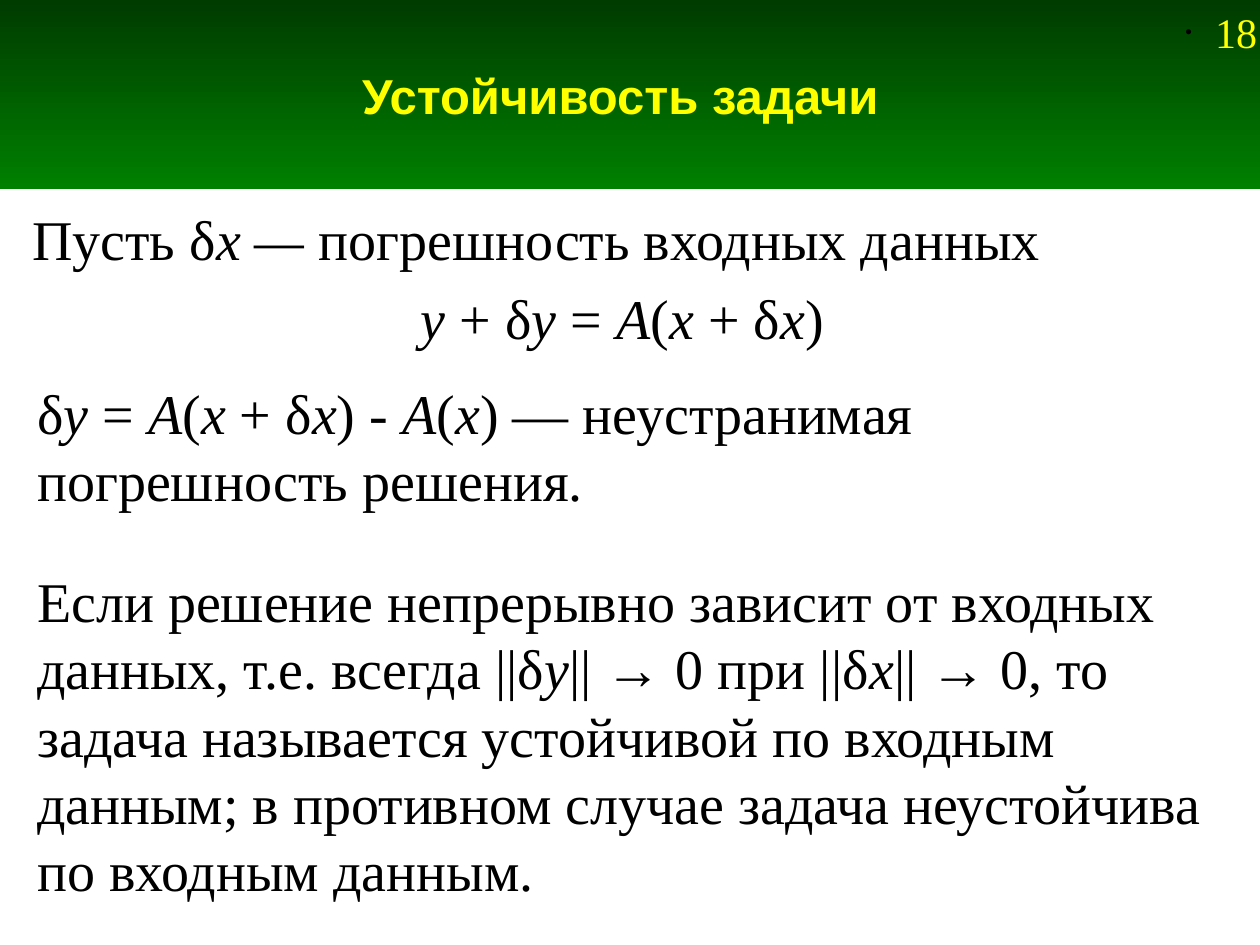
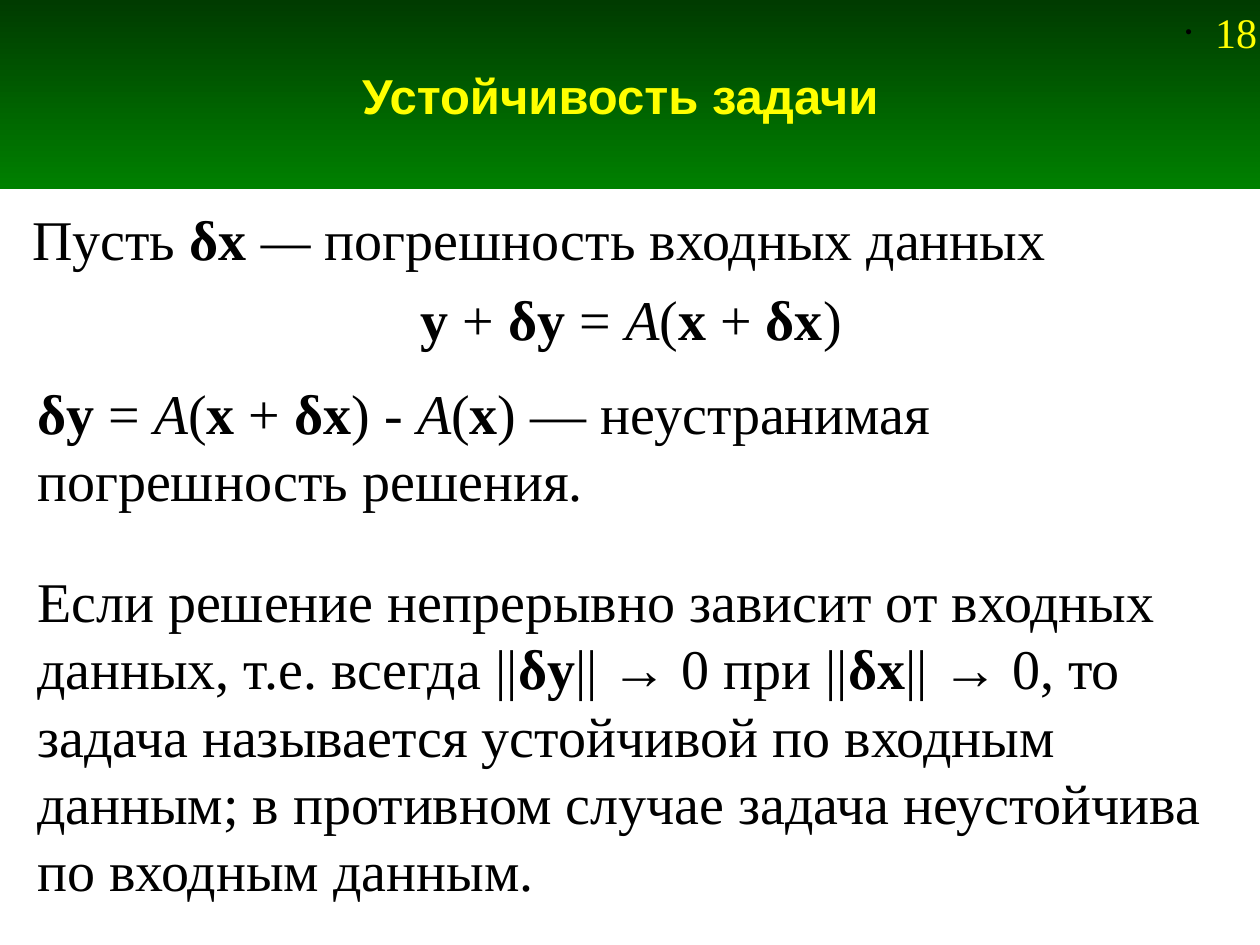
Before and after one commit to Jenyay/modelling, a slide deck: slide 18 of fdtd/presentations/01. Problem Statement.odp. Drawn at 1260x945 pixels with LibreOffice and Linux fonts; fonts in the diff are those of the drawing. Boxes give left, top, right and bottom in pixels: in the first picture for what was removed or moved away, otherwise in the second. Text is boxed around its words. In the diff, an @@ line names an element or a change of style, - is before the commit and + after.

```diff
--- a/fdtd/presentations/01. Problem Statement.odp
+++ b/fdtd/presentations/01. Problem Statement.odp
@@ text "Пусть δx — погрешность входных ..." at [32,221,1046,271]: bold on, italic off in "δx" @@
@@ text "y + δy = A(x ..." at [421,301,842,350]: bold on, italic off in "y δy A(x δx)" @@
@@ text "δy = A(x + δx) ..." at [37,395,931,512]: bold on, italic off in "δy A(x δx) A(x)" @@
@@ text "Если решение непрерывно зависит от ..." at [37,585,1200,902]: bold on, italic off in "||δy|| ||δx||" @@
```
Also in this commit, not shown: 3 other slides changed, 2 other files.
